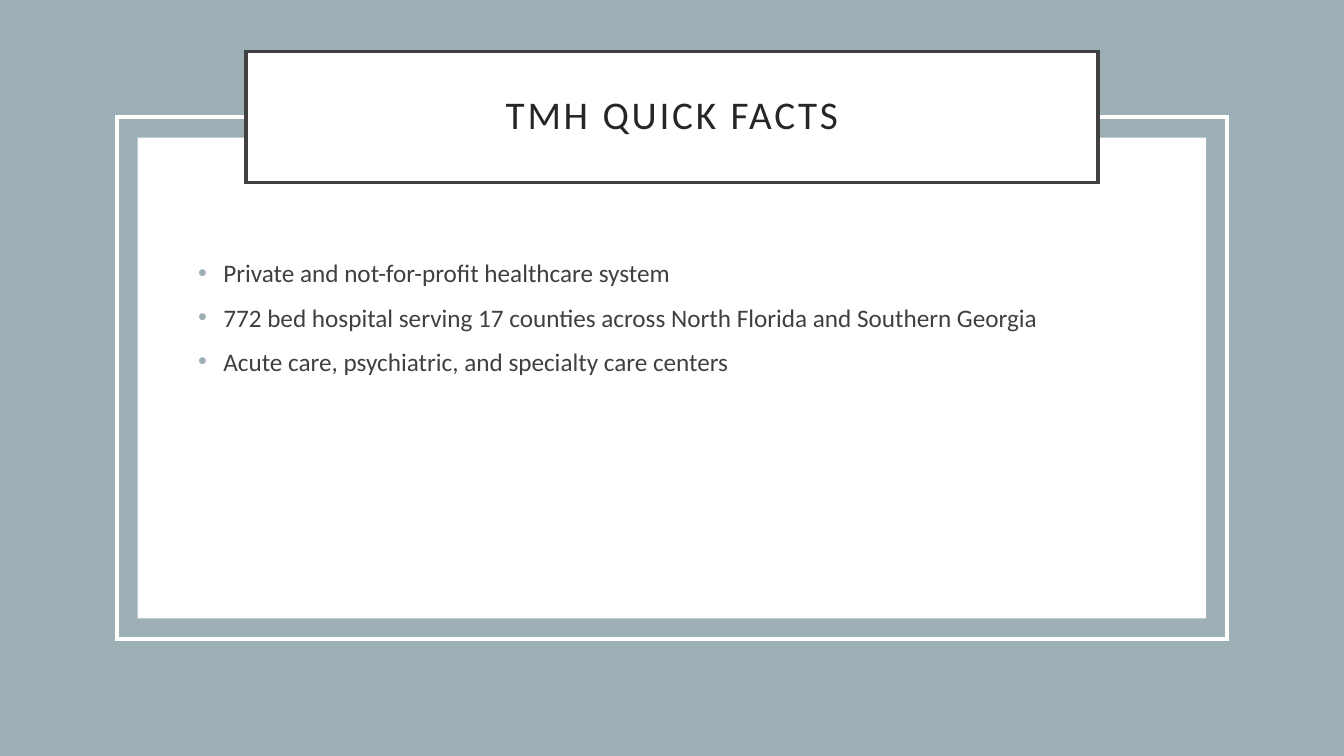
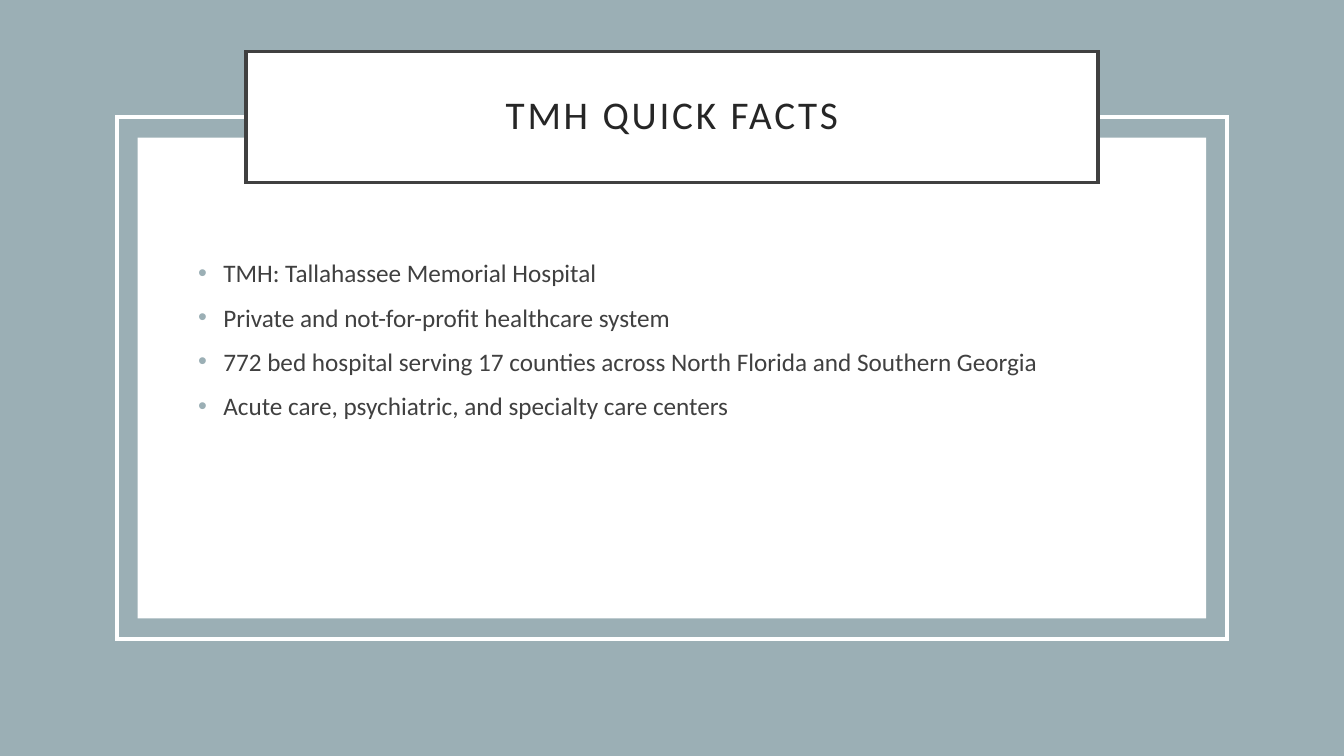
Before and after one commit to guslipkin/Fall2021, a slide deck: slide 3 of IDC 4942 ~ Capstone/MidtermPresentation.pptx. Drawn at 1344x756 pixels with LibreOffice and Linux fonts; fonts in the diff are those of the drawing. Boxes give left, top, right and bottom in pixels: in the first picture for what was removed or moved away, otherwise in the second. Text is boxed around its words. In the diff, an @@ line names an element or a change of style, - is before the commit and + after.

Commit message:
New slides and classworks

```diff
--- a/IDC 4942 ~ Capstone/MidtermPresentation.pptx
+++ b/IDC 4942 ~ Capstone/MidtermPresentation.pptx
@@ text at (x1=223, y1=264, x2=596, y2=286): paragraph added @@
+• TMH: Tallahassee Memorial Hospital
```
Also in this commit, not shown: 6 other files.
